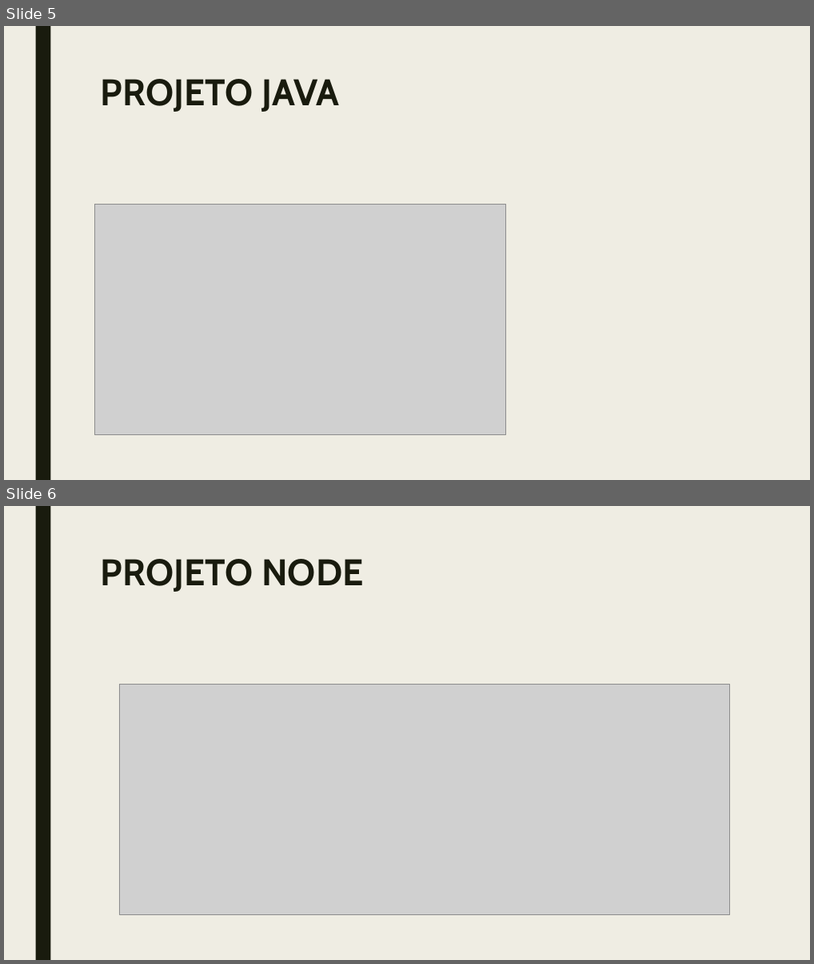
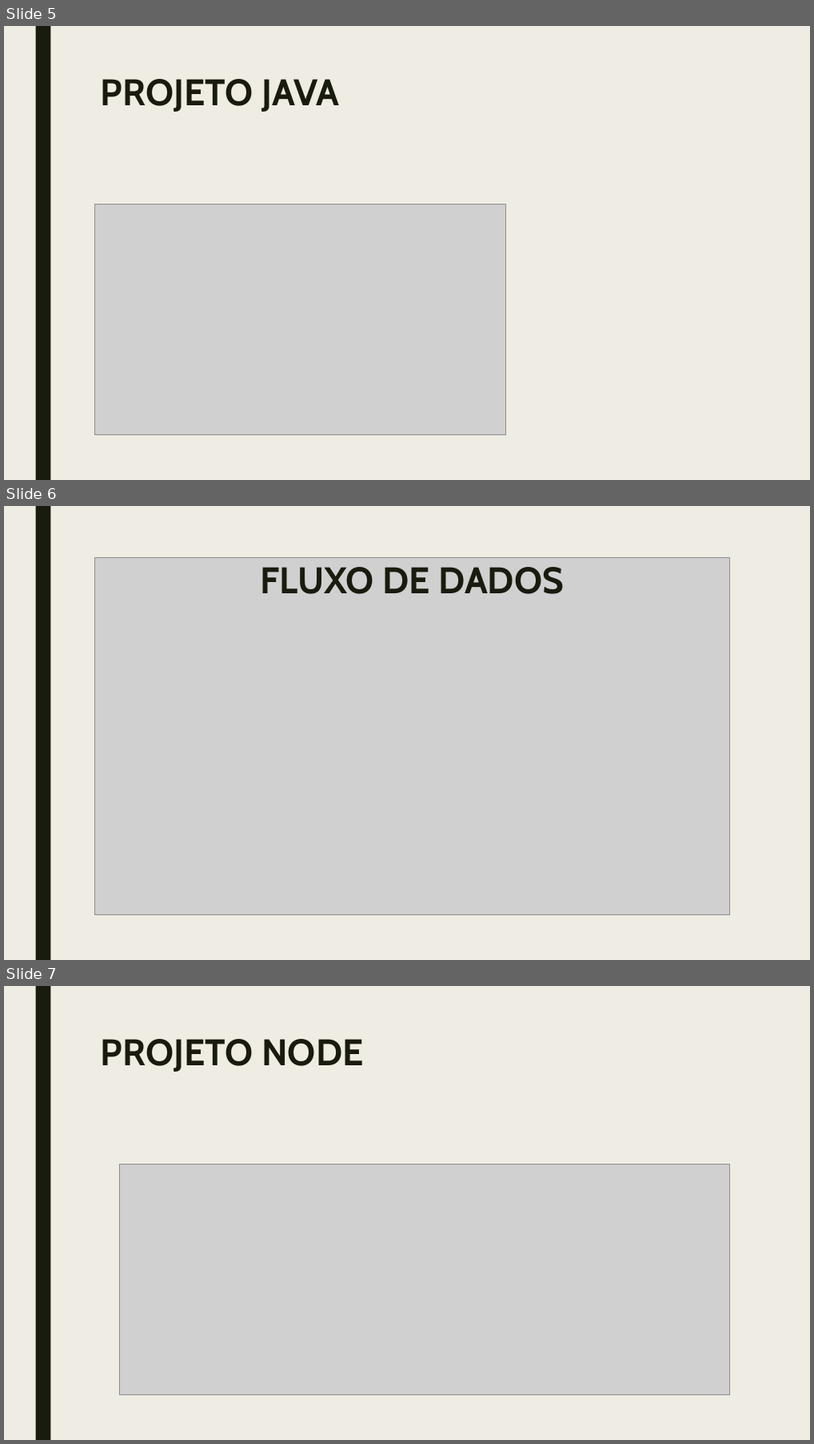
Before and after one commit to Jeffrs123/academy.gama.node, a slide deck: TURING_APRESENTACAO.pptx. Shown one above the other, each under a label of ours: slides 5 and 6 before the commit, slides 5, 6 and 7 after it. The pictures are 814x964 and 814x1444 pixels, drawn with LibreOffice and Linux fonts; fonts in the diff are those of the drawing; grey boxes stand for pictures. Boxes give left, top, right and bottom in pixels: in the first picture for what was removed or moved away, otherwise in the second. Text is boxed around its words. In the diff, an @@ line names an element or a change of style, - is before the commit and + after.

```diff
--- a/TURING_APRESENTACAO.pptx
+++ b/TURING_APRESENTACAO.pptx
@@ slide 6 added at (x1=4, y1=506, x2=810, y2=960), background #EFEDE3; not listed: 1 template element that a slide beside it also shows @@
@@ picture added at (x1=94, y1=557, x2=730, y2=915) @@
@@ title added at (x1=260, y1=567, x2=564, y2=594), 44 pt, text #191B0E, bold @@
+FLUXO DE DADOS
@@ what was slide 6 is now slide 7 @@
```
Also in this commit, not shown: 2 slides changed, 2 other slides added, 2 slides removed, 5 other files.
